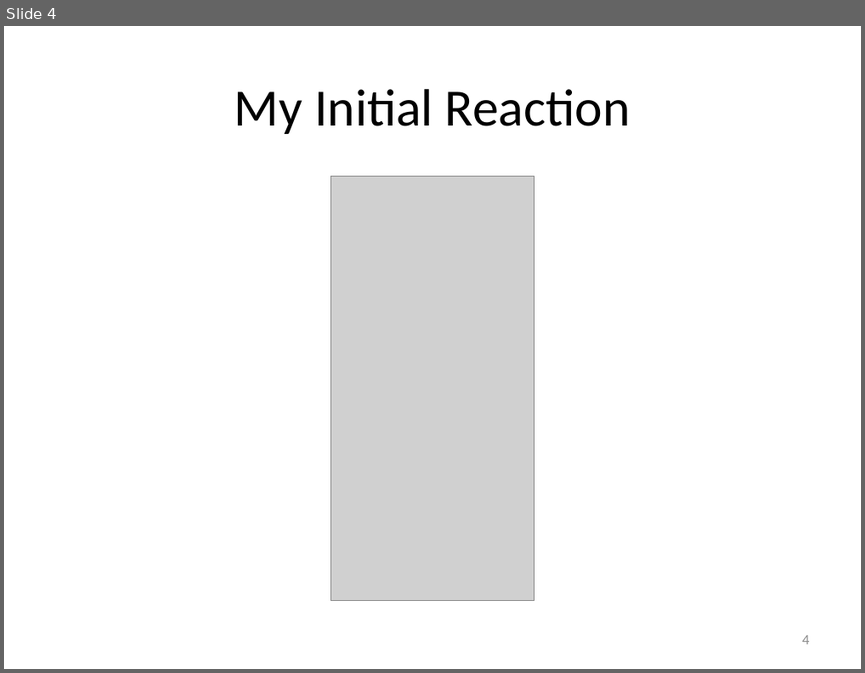
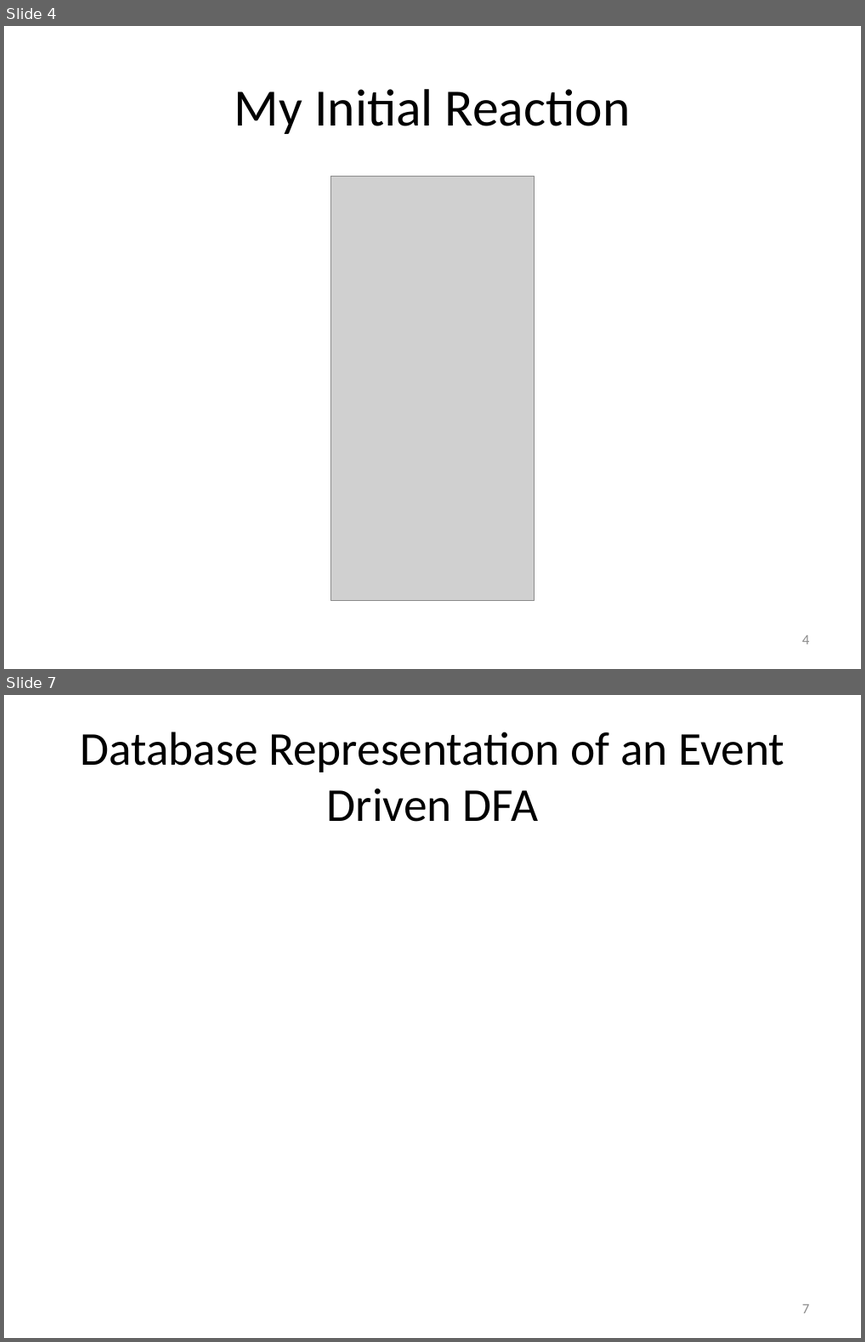
Before and after one commit to RichardRoda/DFA-Workflow-Model, a slide deck: Modeling Workflows with Event Driven DFA.pptx. Shown one above the other, each under a label of ours: slide 4 before the commit, slides 4 and 7 after it; the slides between them are not shown. The pictures are 865x673 and 865x1342 pixels, drawn with LibreOffice and Linux fonts; fonts in the diff are those of the drawing; grey boxes stand for pictures. Boxes give left, top, right and bottom in pixels: in the first picture for what was removed or moved away, otherwise in the second. Text is boxed around its words. In the diff, an @@ line names an element or a change of style, - is before the commit and + after.

```diff
--- a/Modeling Workflows with Event Driven DFA.pptx
+++ b/Modeling Workflows with Event Driven DFA.pptx
@@ slide 7 added at bbox=[4, 695, 861, 1338], background #FFFFFF @@
@@ title added at bbox=[80, 732, 784, 822], 39.6 pt, text #000000 @@
+Database Representation of an Event Driven DFA
@@ page number added at bbox=[802, 1304, 809, 1313], 12 pt, text #8C8C8C @@
+7
```
Also in this commit, not shown: 2 slides changed, 1 other slide added.
